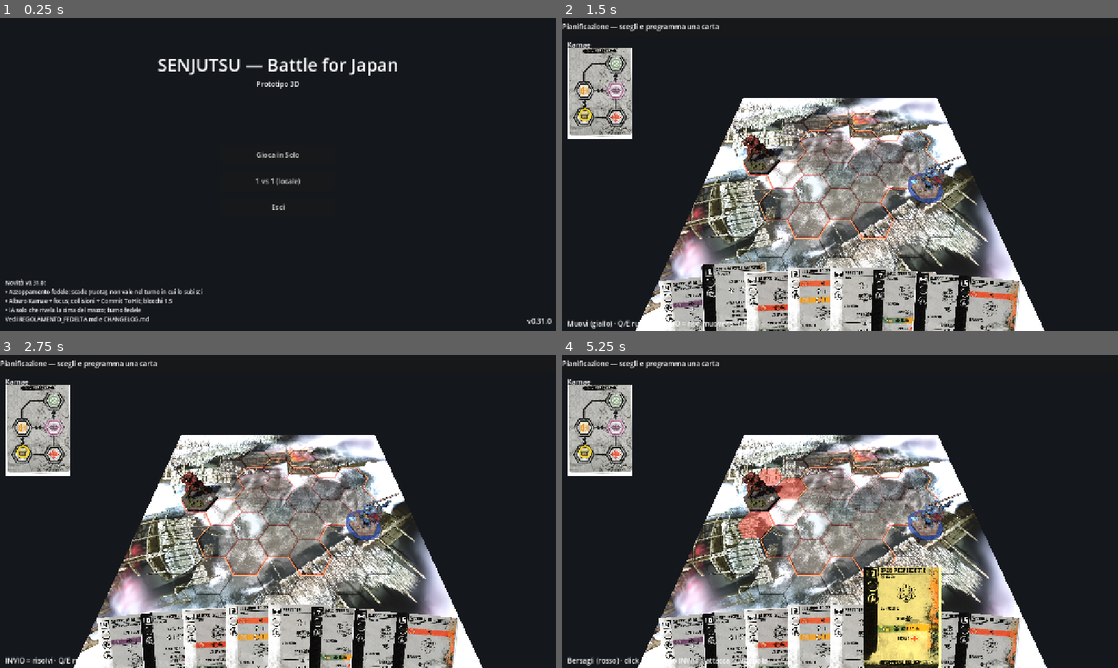
Above: before the commit, frames 1-4 (two rows, left to right).
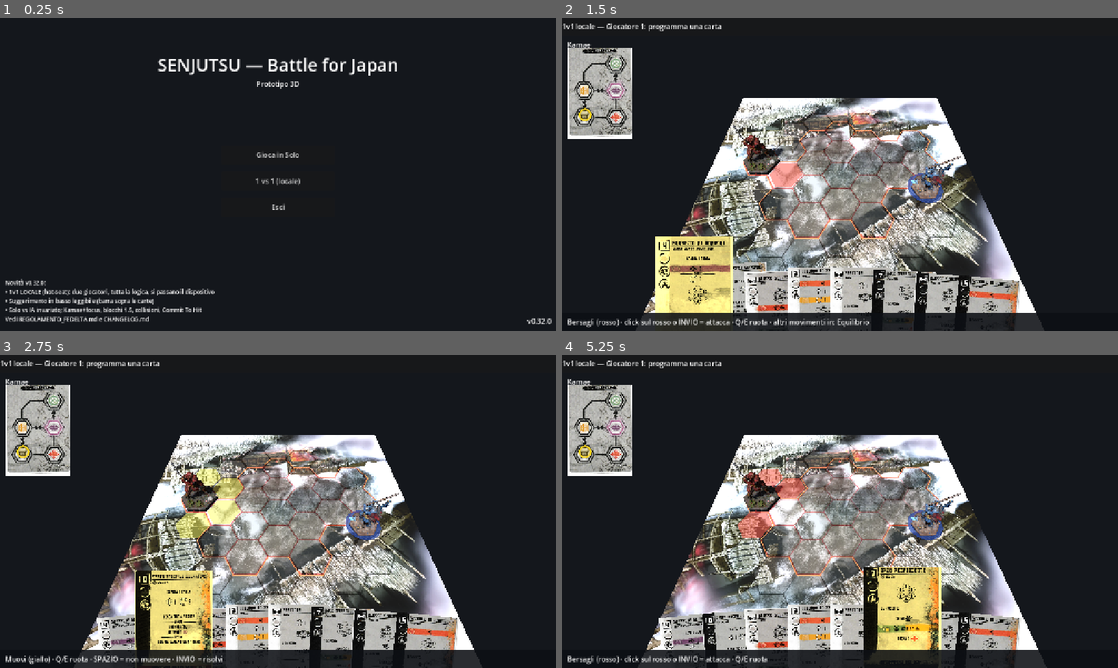
Above: after the commit, the same moments.

Repository: Tannoiser2/Sunjuntsu
Game: Godot game, scene res://scenes/Menu.tscn
The game is run twice, just before and just after one commit, with the same random seed, the same clock (stepped at 60 frames per second) and the same inputs.
Inputs (mouse positions are in pixels of both pictures, inside the frame that each line leads up to):
- Up to frame 1 (0.25 s): no input
- Up to frame 2 (1.5 s): click "1 vs 1 (locale)" at 0.5 s; tap Enter at 1.25 s; drag from (695, 321) to (895, 105) at 1.27 s
- Up to frame 3 (2.75 s): tap Space at 2 s; drag from (172, 655) to (250, 574) at 2.02 s
- Up to frame 4 (5.25 s): move the mouse to (778, 652) at 2.77 s; hold Right 2.78-3.5 s; tap Enter at 2.85, 3.5, 5 s; click (778, 652) at 2.92 s; drag from (817, 649) to (673, 464) at 3.52 s; tap Space at 4.25 s; drag from (862, 649) to (867, 511) at 4.27 s; drag from (901, 652) to (756, 433) at 5.02 s

The runs differ from the first frame. In frame 1, 1.1% of the frame differs, in the area x 1-98%, y 84-98%; in frame 2, 7.9%; in frame 3, 8.7%, in the area x 0-87%, y 1-100%; in frame 4, 4.2%.

Commit message:
1v1 locale (hot-seat) con tutta la logica + suggerimento leggibile
- Modalità Versus = duello tra due umani sullo stesso dispositivo, con tutta la
  logica del turno (programmazione coperta a turno con passaggio dispositivo,
  rivelazione, risoluzione per iniziativa, Kamae/focus, blocchi, contrattacchi).
- Arena: indice di combattente attivo (_active) al posto del cablato "pedina 0";
  overlay, movimento, rotazione, scelta Kamae/OPPURE seguono il giocatore di turno;
  la carta Kamae mostrata segue il combattente attivo (_kamae_shown).
- Menu: il pulsante Versus imposta Domain.game_mode="versus".
- HUD: suggerimento in basso in una barra con sfondo, z-index alto, disegnata
  sopra le carte (non più illeggibile quando le carte si alzano).
- Nuovo test headless test_versus per il flusso del motore a due umani.
- Bump versione 0.32.0; CHANGELOG aggiornato.

Co-Authored-By: Claude Opus 4.8 <noreply@anthropic.com>
Claude-Session: https://claude.ai/code/session_01Pn2piErvac8EuvNU8t5qNM

Diff:
--- a/godot/engine/Domain.gd
+++ b/godot/engine/Domain.gd
@@ -133,6 +133,10 @@
 
 const PLAYABLE := ["Warrior", "Ronin"]   ## "Jin Sakai" da aggiungere (carte JPG custom)
 
+## Modalità scelta dal menu: "solo" (vs IA) o "versus" (1v1 locale hot-seat).
+## L'Arena la legge all'avvio per configurare le pedine e il flusso del turno.
+var game_mode: String = "solo"
+
 
 # ─── Zone del corpo / ferite ─────────────────────────────────────────────────
 # Gli attacchi indicano le caselle del corpo colpite; le difese le proteggono.
--- a/godot/project.godot
+++ b/godot/project.godot
@@ -12,7 +12,7 @@
 
 config/name="Senjutsu: Battle for Japan"
 config/description="Reimplementazione digitale 3D di Senjutsu (Lucky Duck Games) — uso personale. Pedine 3D su mappa esagonale, modalità solo e 1v1."
-config/version="0.31.0"
+config/version="0.32.0"
 run/main_scene="res://scenes/Menu.tscn"
 config/features=PackedStringArray("4.6", "Forward Plus")
 config/icon="res://icon.svg"
--- a/godot/scenes/Arena.gd
+++ b/godot/scenes/Arena.gd
@@ -45,8 +45,15 @@
 var _resolving_index: int = -1     ## chi sta risolvendo ora (-1 = nessuno)
 var _split_stage: bool = false     ## true = stai risolvendo la PARTE BASSA (iniziativa divisa)
 
+## 1v1 locale (hot-seat): entrambe le pedine sono umane e si passano il
+## dispositivo. `_planning_player` è il giocatore umano che sta programmando ora.
+var _versus: bool = false
+var _planning_player: int = 0
+var _kamae_shown: int = 0    ## quale combattente è mostrato ora nella carta Kamae dell'HUD
+
 
 func _ready() -> void:
+	_versus = (Domain.game_mode == "versus")
 	state = GameState.new()
 	state.map_radius = map_radius
 	_build_environment()
@@ -77,15 +84,42 @@
 	_hud.kamae_chosen.connect(_on_kamae_chosen)
 	_hud.option_chosen.connect(_on_option_chosen)
 	_duel.start()
-	# Carta Kamae del giocatore + segnalino della posizione.
-	var tree := CardDB.kamae_tree_for(state.fighters[0].character.to_lower())
-	if tree.has("card"):
-		_hud.setup_kamae_tree(tree["card"], tree.get("nodes", {}))
+	_planning_player = 0
+	# Carta Kamae del giocatore attivo + segnalino della posizione.
+	_setup_kamae_for(0)
 	_refresh_hand()
 	_refresh_status()
 	_apply_pawn_facing(0); _apply_pawn_facing(1)
-	_hud.set_info("Pianificazione — scegli e programma una carta")
-	_hud.set_hint("PIANIFICAZIONE: 1° click anteprima · 2° click PROGRAMMA. Poi rivelazione e risoluzione per iniziativa (muovi/attacca al tuo turno).")
+	if _versus:
+		_hud.set_info("1v1 locale — Giocatore 1: programma una carta")
+		_hud.set_hint("HOT-SEAT: il Giocatore 1 programma (coperta), poi passa il dispositivo al Giocatore 2. Rivelazione e risoluzione per iniziativa.")
+	else:
+		_hud.set_info("Pianificazione — scegli e programma una carta")
+		_hud.set_hint("PIANIFICAZIONE: 1° click anteprima · 2° click PROGRAMMA. Poi rivelazione e risoluzione per iniziativa (muovi/attacca al tuo turno).")
+
+
+## Indice del combattente umano attivo ORA: chi risolve (in risoluzione) oppure
+## chi programma (in pianificazione). Sostituisce il vecchio "sempre pedina 0".
+func _active() -> int:
+	if _resolving_index >= 0:
+		return _resolving_index
+	return _planning_player
+
+
+## Etichetta del combattente: in 1v1 "Giocatore N", in solo "TU"/"IA".
+func _who(i: int) -> String:
+	if _versus:
+		return "Giocatore %d" % (i + 1)
+	return "TU" if i == 0 else "IA"
+
+
+## Carica nell'HUD la carta Kamae del combattente `i` e posiziona il segnalino.
+func _setup_kamae_for(i: int) -> void:
+	_kamae_shown = i
+	var tree := CardDB.kamae_tree_for(state.fighters[i].character.to_lower())
+	if tree.has("card"):
+		_hud.setup_kamae_tree(tree["card"], tree.get("nodes", {}))
+	_hud.set_kamae_marker(Domain.STANCE_SLUG[state.fighters[i].stance])
 
 
 ## Inizio di un nuovo turno: la fase del MOTORE torna a PLANNING (dopo la pesca).
@@ -96,6 +130,7 @@
 	_phase_mode = "planning"
 	_resolving_index = -1
 	_split_stage = false
+	_planning_player = 0
 	_selected_card = {}
 	_move_used = false
 	_kamae_used = false
@@ -105,20 +140,25 @@
 	_hud.hide_options()
 	_hud.hide_played_card()
 	_sync_pawns()
+	_setup_kamae_for(0)
 	_refresh_hand()
 	_refresh_status()
-	_hud.set_info("Pianificazione — scegli e programma una carta")
+	if _versus:
+		_hud.set_info("Giocatore 1: programma una carta")
+	else:
+		_hud.set_info("Pianificazione — scegli e programma una carta")
 
 
 ## 2° click su una carta = PROGRAMMA la carta coperta (fase di pianificazione).
 ## Il movimento NON avviene ora: si farà in risoluzione, nell'ordine d'iniziativa.
 func _on_card_played(card_data: Dictionary) -> void:
 	if _phase_mode != "planning":
-		return   # durante la risoluzione la mano è bloccata
+		return   # durante la risoluzione/handoff la mano è bloccata
 	var id := int(card_data.get("id", -1))
 	if id == -1:
 		return
-	var f := state.fighters[0]
+	var pi := _planning_player
+	var f := state.fighters[pi]
 	if not Duel.playable(f, id):
 		var req: String = CardDB.geometry(id).get("kamae_req", "")
 		_hud.set_hint("⛔ Non giocabile: richiede Kamae %s (sei in %s)" % [
@@ -129,17 +169,36 @@
 	if f.focus < cost:
 		_hud.set_hint("◈ Focus insufficiente: servono %d, ne hai %d" % [cost, f.focus])
 		return   # la carta resta in mano
-	if not _duel.plan_card(0, id):   # → quando entrambi pronti parte begin_resolution()
+	if not _duel.plan_card(pi, id):   # → quando entrambi pronti parte begin_resolution()
 		_hud.set_hint("⛔ Impossibile programmare la carta ora (riprova).")
 		_refresh_hand()
 		return
-	# Programmata con successo: mostra la carta giocata e pulisci la selezione.
+	# Programmata con successo: pulisci la selezione.
 	_selected_card = {}
 	_clear_overlays()
 	_hud.hide_kamae()
-	_hud.show_played_card(String(card_data.get("file", "")), String(card_data.get("name", "?")))
+	# 1v1: se l'altro umano deve ancora programmare, passa il dispositivo.
+	if _versus and state.phase == Domain.Phase.PLANNING:
+		_enter_handoff()
+		return
+	if not _versus:
+		_hud.show_played_card(String(card_data.get("file", "")), String(card_data.get("name", "?")))
 	_hud.set_info("Carta programmata (coperta). Rivelazione…")
 	_refresh_hand()
+
+
+## 1v1 hot-seat: il giocatore corrente ha programmato; chiede di passare il
+## dispositivo all'altro umano (che non deve vedere la carta scelta).
+func _enter_handoff() -> void:
+	_phase_mode = "handoff"
+	var other := 1 - _planning_player
+	_hud.show_hand([])              # nasconde la mano: l'altro non deve vederla ancora
+	_hud.hide_kamae()
+	_hud.hide_played_card()
+	_clear_overlays()
+	_hud.show_confirm("Giocatore %d: tocca a te ▶" % (other + 1))
+	_hud.set_info("Giocatore %d ha programmato (coperta)." % (_planning_player + 1))
+	_hud.set_hint("Passa il dispositivo al Giocatore %d, poi premi Conferma per programmare la tua carta." % (other + 1))
 
 
 func _on_fighter_updated(_i: int) -> void:
@@ -160,17 +219,21 @@
 ## se è l'IA, agisce da sola.
 func _on_await_resolution(i: int) -> void:
 	_resolving_index = i
-	if i == 0:
+	if not state.fighters[i].is_ai:
+		# Umano (giocatore solo, oppure entrambi in 1v1): risoluzione interattiva.
 		_phase_mode = "resolving"
 		_move_used = false
 		_kamae_used = false
-		_selected_card = CardDB.card(state.fighters[0].planned).duplicate()
-		_selected_card["id"] = state.fighters[0].planned
+		_selected_card = CardDB.card(state.fighters[i].planned).duplicate()
+		_selected_card["id"] = state.fighters[i].planned
+		_setup_kamae_for(i)
 		_refresh_overlays()
 		_refresh_kamae_chooser()
 		_refresh_option_chooser()
+		_refresh_status()
 		_hud.show_confirm()
-		_hud.set_info("⚔ Tua risoluzione: %s" % _selected_card.get("name", "?"))
+		var pre := "⚔ %s — risoluzione: %s" if _versus else "⚔ Tua risoluzione: %s"
+		_hud.set_info((pre % [_who(i), _selected_card.get("name", "?")]) if _versus else (pre % _selected_card.get("name", "?")))
 	else:
 		_phase_mode = "ai"
 		_clear_overlays()
@@ -203,7 +266,24 @@
 
 ## Conferma la risoluzione della carta del giocatore (movimento già fatto).
 func _confirm_resolution() -> void:
-	if _phase_mode != "resolving" or _resolving_index != 0:
+	# 1v1: conferma del passaggio dispositivo → l'altro umano programma.
+	if _phase_mode == "handoff":
+		_planning_player = 1 - _planning_player
+		_phase_mode = "planning"
+		_resolving_index = -1
+		_selected_card = {}
+		_move_used = false
+		_kamae_used = false
+		_hud.hide_confirm()
+		_setup_kamae_for(_planning_player)
+		_refresh_hand()
+		_refresh_status()
+		_hud.set_info("Giocatore %d: programma una carta" % (_planning_player + 1))
+		_hud.set_hint("Giocatore %d — 1° click anteprima · 2° click PROGRAMMA (coperta)." % (_planning_player + 1))
+		return
+	if _phase_mode != "resolving":
+		return
+	if _resolving_index >= 0 and state.fighters[_resolving_index].is_ai:
 		return
 	if _split_stage:
 		# Conferma della PARTE BASSA (iniziativa divisa): risolvi dall'attuale posizione.
@@ -232,7 +312,7 @@
 func _enter_split_stage() -> void:
 	_split_stage = true
 	_phase_mode = "resolving"
-	_resolving_index = 0
+	# _resolving_index resta quello del combattente che ha appena risolto la parte alta.
 	_move_used = false
 	_kamae_used = true   # niente cambio Kamae nella parte bassa
 	_hud.hide_kamae()
@@ -249,6 +329,7 @@
 	_phase_mode = "planning"
 	_resolving_index = -1
 	_split_stage = false
+	_planning_player = 0
 	_selected_card = {}
 	_clear_overlays()
 	_hud.hide_kamae()
@@ -274,7 +355,7 @@
 ## Costruisce la mano del giocatore (pedina 0) come schede dati.
 func _refresh_hand() -> void:
 	var entries: Array = []
-	for id in state.fighters[0].hand:
+	for id in state.fighters[_planning_player].hand:
 		var c := CardDB.card(id).duplicate()
 		if c.is_empty():
 			continue
@@ -307,11 +388,11 @@
 func _refresh_status() -> void:
 	var p := state.fighters[0]
 	var e := state.fighters[1]
-	_hud.set_info("Round %d  |  TU %s ❤%d/%d ◈%d [%s]%s mazzo%d scarti%d  —  IA %s ❤%d/%d ◈%d [%s]%s mazzo%d%s" % [
+	_hud.set_info("Round %d  |  %s %s ❤%d/%d ◈%d [%s]%s mazzo%d scarti%d  —  %s %s ❤%d/%d ◈%d [%s]%s mazzo%d%s" % [
 		state.round_num,
-		p.character, p.remaining_wounds(), p.wound_limit, p.focus, Domain.STANCE_NAMES[p.stance], _status_badges(p), p.draw_pile.size(), p.discard.size(),
-		e.character, e.remaining_wounds(), e.wound_limit, e.focus, Domain.STANCE_NAMES[e.stance], _status_badges(e), e.draw_pile.size(), _ai_posture(e)])
-	_hud.set_kamae_marker(Domain.STANCE_SLUG[p.stance])
+		_who(0), p.character, p.remaining_wounds(), p.wound_limit, p.focus, Domain.STANCE_NAMES[p.stance], _status_badges(p), p.draw_pile.size(), p.discard.size(),
+		_who(1), e.character, e.remaining_wounds(), e.wound_limit, e.focus, Domain.STANCE_NAMES[e.stance], _status_badges(e), e.draw_pile.size(), _ai_posture(e)])
+	_hud.set_kamae_marker(Domain.STANCE_SLUG[state.fighters[_kamae_shown].stance])
 
 
 func _sync_pawns() -> void:
@@ -442,7 +523,8 @@
 	var colors := [Color(0.85, 0.2, 0.2), Color(0.2, 0.4, 0.9)]
 	for i in range(2):
 		var f := state.add_fighter(chars[i], starts[i])
-		f.is_ai = (i == 1)   # pedina 0 = giocatore, pedina 1 = IA solo
+		# Solo: pedina 0 = giocatore, pedina 1 = IA. 1v1: entrambe umane.
+		f.is_ai = (i == 1) and not _versus
 		if f.is_ai:
 			# Mazzo SOLO dell'avversario (sottoinsieme curato) + parametri IA.
 			f.draw_pile = CardDB.solo_deck_for(chars[i].to_lower())
@@ -508,7 +590,7 @@
 	_clear_overlays()
 	if card.is_empty():
 		return
-	var f := state.fighters[0]
+	var f := state.fighters[_active()]
 	var id := int(card.get("id", -1))
 	# La parte bassa (iniziativa divisa) porta la sua geometria esplicita.
 	var g: Dictionary = card.get("geom_override", CardDB.geometry(id))
@@ -556,7 +638,7 @@
 func _gated_note(g: Dictionary) -> String:
 	if not g.has("move"):
 		return ""
-	var cur: String = Domain.STANCE_SLUG[state.fighters[0].stance]
+	var cur: String = Domain.STANCE_SLUG[state.fighters[_active()].stance]
 	var locked := {}
 	for opt in g["move"].get("opts", []):
 		for a in opt.get("atoms", []):
@@ -626,7 +708,7 @@
 	if params.is_empty():
 		_hud.hide_kamae()
 		return
-	var f := state.fighters[0]
+	var f := state.fighters[_active()]
 	# Il "cambia kamae" di alcune carte vale solo in una certa Kamae.
 	var gate: String = params.get("gate", "")
 	if gate != "" and gate != Domain.STANCE_SLUG[f.stance]:
@@ -641,16 +723,17 @@
 ## Mostra il selettore "OPPURE" se la carta in risoluzione ha opzioni alternative.
 ## Pre-seleziona la prima (così c'è sempre un default applicato).
 func _refresh_option_chooser() -> void:
-	var keys: Array = _duel.option_keys(_resolving_index)
+	var ri := _resolving_index
+	var keys: Array = _duel.option_keys(ri)
 	if keys.is_empty():
 		_hud.hide_options()
 		return
-	var g := CardDB.geometry(state.fighters[0].planned)
+	var g := CardDB.geometry(state.fighters[ri].planned)
 	var opts: Array = []
 	for k in keys:
 		opts.append({"alt": k, "label": _option_label(g, k)})
 	_hud.show_options(opts)
-	_duel.set_option_choice(0, keys[0])
+	_duel.set_option_choice(ri, keys[0])
 	_hud.mark_option(String(keys[0]))
 
 
@@ -690,9 +773,9 @@
 
 
 func _on_option_chosen(alt: String) -> void:
-	if _phase_mode != "resolving" or _resolving_index != 0:
-		return
-	_duel.set_option_choice(0, alt)
+	if _phase_mode != "resolving" or _resolving_index < 0 or state.fighters[_resolving_index].is_ai:
+		return
+	_duel.set_option_choice(_resolving_index, alt)
 	_hud.mark_option(alt)
 
 
@@ -700,7 +783,7 @@
 func _on_kamae_chosen(slug: String) -> void:
 	if _kamae_used or _selected_card.is_empty():
 		return
-	var f := state.fighters[0]
+	var f := state.fighters[_active()]
 	var g := CardDB.geometry(int(_selected_card.get("id", -1)))
 	var params := _change_kamae_params(g)
 	if params.is_empty():
@@ -722,7 +805,8 @@
 func _rotate_player(delta: int) -> void:
 	if _selected_card.is_empty():
 		return
-	var f := state.fighters[0]
+	var idx_f := _active()
+	var f := state.fighters[idx_f]
 	var g: Dictionary = _selected_card.get("geom_override", CardDB.geometry(int(_selected_card.get("id", -1))))
 	var facings: Array = (_move_states.get(f.cell, []) as Array).duplicate()
 	# Includi anche il facing attuale tra le scelte (se la rotazione è opzionale lo è già;
@@ -731,7 +815,7 @@
 		# Rotazione libera legacy (carte senza spec move ma con 'rotates').
 		if not g.has("move") and int(g.get("rotates", 0)) > 0:
 			f.facing = (f.facing + delta + 6) % 6
-			_apply_pawn_facing(0)
+			_apply_pawn_facing(idx_f)
 			_refresh_overlays()
 			return
 		# Nessuna rotazione disponibile: spiega perché.
@@ -742,7 +826,7 @@
 	if idx == -1:
 		idx = 0
 	f.facing = int(facings[(idx + delta + facings.size()) % facings.size()])
-	_apply_pawn_facing(0)
+	_apply_pawn_facing(idx_f)
 	_refresh_overlays()
 
 
@@ -750,7 +834,7 @@
 func _rotation_gate_hint(g: Dictionary) -> String:
 	if not g.has("move"):
 		return ""
-	var cur: String = Domain.STANCE_SLUG[state.fighters[0].stance]
+	var cur: String = Domain.STANCE_SLUG[state.fighters[_active()].stance]
 	var gates := {}
 	for opt in g["move"].get("opts", []):
 		for a in opt.get("atoms", []):
@@ -805,16 +889,17 @@
 
 
 func _move_active_to(cell: Vector2i) -> void:
-	# Il movimento è possibile solo durante la TUA risoluzione.
-	if _phase_mode != "resolving" or _resolving_index != 0:
-		return
-	if state.fighters[0].movement_cancelled:
+	# Il movimento è possibile solo durante la risoluzione del combattente umano attivo.
+	if _phase_mode != "resolving" or _resolving_index < 0 or state.fighters[_resolving_index].is_ai:
+		return
+	var idx_f := _resolving_index
+	if state.fighters[idx_f].movement_cancelled:
 		_hud.set_hint("⛔ Movimento annullato dall'avversario questo turno")
 		return
 	# Muovi solo verso le celle consentite dalla carta selezionata.
 	if _move_used or not _highlighted.has(cell):
 		return
-	var f := state.fighters[0]
+	var f := state.fighters[idx_f]
 	f.cell = cell
 	# Facing alla destinazione: MANTIENI l'orientamento attuale (niente auto-mira al
 	# nemico). Se non è tra quelli legali della carta, prendi il legale più vicino a
@@ -830,12 +915,12 @@
 				best_d = dd
 				best = int(fc)
 		f.facing = best
-	var pawn := _pawns[0]
+	var pawn := _pawns[idx_f]
 	var dest := HexGrid.hex_to_world(cell, hex_size)
 	var tw := create_tween()
 	tw.tween_property(pawn, "position", dest, 0.25).set_trans(Tween.TRANS_SINE)
 	_move_used = true            # movimento della carta speso
-	_apply_pawn_facing(0)
+	_apply_pawn_facing(idx_f)
 	_refresh_overlays()          # ora mostra solo l'arco d'attacco aggiornato
 
 
@@ -848,7 +933,7 @@
 			_set_hex_size(hex_size + 0.05); return
 		if event.unicode == 45:  # '-'
 			_set_hex_size(hex_size - 0.05); return
-		var my_turn := _phase_mode == "resolving" and _resolving_index == 0
+		var my_turn := _phase_mode == "resolving" and _resolving_index >= 0 and not state.fighters[_resolving_index].is_ai
 		match event.keycode:
 			KEY_Q:
 				if my_turn: _rotate_player(-1)
@@ -915,7 +1000,8 @@
 ##  · cella gialla (movimento) → muovi lì;
 ##  · cella rossa (bersaglio)  → conferma l'attacco (chiude il turno).
 func _click_cell(cell: Vector2i) -> void:
-	if _phase_mode == "resolving" and _resolving_index == 0 and _attack_preview.has(cell):
+	if _phase_mode == "resolving" and _resolving_index >= 0 \
+			and not state.fighters[_resolving_index].is_ai and _attack_preview.has(cell):
 		_confirm_resolution()
 		return
 	_move_active_to(cell)
--- a/godot/scenes/HUD.tscn
+++ b/godot/scenes/HUD.tscn
@@ -1,7 +1,14 @@
-[gd_scene load_steps=3 format=3]
+[gd_scene load_steps=4 format=3]
 
 [ext_resource type="Script" path="res://scenes/HUD.gd" id="1"]
 [ext_resource type="Script" path="res://scenes/Hand.gd" id="2"]
+
+[sub_resource type="StyleBoxFlat" id="hintbg"]
+bg_color = Color(0.05, 0.06, 0.08, 0.88)
+content_margin_left = 12.0
+content_margin_right = 12.0
+content_margin_top = 5.0
+content_margin_bottom = 5.0
 
 [node name="HUD" type="CanvasLayer"]
 script = ExtResource("1")
@@ -22,14 +29,18 @@
 layout_mode = 2
 text = "Senjutsu — mano del giocatore"
 
-[node name="Bottom" type="MarginContainer" parent="."]
+[node name="Bottom" type="PanelContainer" parent="."]
+z_index = 200
 anchors_preset = 12
 anchor_top = 1.0
 anchor_right = 1.0
 anchor_bottom = 1.0
-offset_top = -34.0
-theme_override_constants/margin_left = 12
+offset_top = -40.0
+mouse_filter = 2
+theme_override_styles/panel = SubResource("hintbg")
 
 [node name="Hint" type="Label" parent="Bottom"]
 layout_mode = 2
+mouse_filter = 2
+autowrap_mode = 3
 text = "Passa il mouse per ingrandire · click per selezionare · secondo click per giocare la carta"
--- a/godot/scenes/Menu.gd
+++ b/godot/scenes/Menu.gd
@@ -9,14 +9,18 @@
 
 	var version: String = str(ProjectSettings.get_setting("application/config/version", "?"))
 	$Version.text = "v%s" % version
-	$Changes.text = "Novità v%s:\n• Azzoppamento fedele: scade (ruota), non vale nel turno in cui lo subisci\n• Albero Kamae + focus; collisioni + Commit To Hit; blocchi 1.5\n• IA solo che rivela la cima del mazzo; turno fedele\nVedi REGOLAMENTO_FEDELTA.md e CHANGELOG.md" % version
+	$Changes.text = "Novità v%s:\n• 1v1 LOCALE (hot-seat): due giocatori, tutta la logica, si passano il dispositivo\n• Suggerimento in basso leggibile (barra sopra le carte)\n• Solo vs IA invariato; Kamae+focus, blocchi 1.5, collisioni, Commit To Hit\nVedi REGOLAMENTO_FEDELTA.md e CHANGELOG.md" % version
 
 
 func _on_solo() -> void:
-	# Per ora entrambe le modalità aprono la stessa arena scaffold.
+	# Solo: giocatore (pedina 0) contro l'IA solitaria (pedina 1).
+	Domain.game_mode = "solo"
 	get_tree().change_scene_to_file("res://scenes/Arena.tscn")
 
 
 func _on_versus() -> void:
-	# Multiplayer 1v1: da implementare (vedi DESIGN.md, sezione Rete).
+	# 1v1 locale (hot-seat): due giocatori umani sullo stesso dispositivo, con
+	# TUTTA la logica del duello (programmazione coperta a turno, rivelazione,
+	# risoluzione per iniziativa). Si passano il dispositivo tra le fasi.
+	Domain.game_mode = "versus"
 	get_tree().change_scene_to_file("res://scenes/Arena.tscn")
--- /dev/null
+++ b/godot/tests/test_versus.tscn
@@ -0,0 +1,4 @@
+[gd_scene load_steps=2 format=3]
+[ext_resource type="Script" path="res://tests/test_versus_node.gd" id="1"]
+[node name="T" type="Node"]
+script = ExtResource("1")
--- /dev/null
+++ b/godot/tests/test_versus_node.gd
@@ -0,0 +1,77 @@
+## Test headless: 1v1 locale (hot-seat) a livello di MOTORE.
+## Verifica che con DUE combattenti umani (nessuna IA) il turno si programmi e
+## risolva correttamente, sia in modo sincrono sia in modo interattivo
+## (programma → rivela → risolvi per iniziativa).
+extends Node
+
+func _mk(ch: String) -> GameState.Fighter:
+	var f := GameState.Fighter.new()
+	f.character = ch
+	f.stance = Domain.Stance.NEUTRAL
+	f.cell = Vector2i(0, 0)
+	f.facing = 0
+	f.wound_limit = 8
+	f.hand_limit = 5
+	f.is_ai = false   # 1v1: entrambi umani
+	return f
+
+func _ready() -> void:
+	var ok := true
+
+	# ── Programmazione a due umani: nessuno auto-pianifica, servono ENTRAMBE le carte ──
+	var s := GameState.new()
+	var p1 := _mk("Warrior"); p1.cell = Vector2i(0, 0); p1.facing = 0; p1.hand = [64]   # Testata
+	var p2 := _mk("Ronin"); p2.cell = HexGrid.DIRS[0]; p2.facing = 3; p2.hand = [64]
+	s.fighters = [p1, p2]
+	s.phase = Domain.Phase.PLANNING
+	var d := Duel.new(s)
+	d.interactive = false
+	if not d.plan_card(0, 64):
+		print("FAIL: G1 non riesce a programmare"); ok = false
+	# Dopo che SOLO G1 ha programmato, il turno NON deve risolversi (manca G2).
+	if s.phase != Domain.Phase.PLANNING:
+		print("FAIL: il turno è partito prima che G2 programmasse (fase %d)" % s.phase); ok = false
+	else:
+		print("OK: con un solo giocatore programmato il turno resta in pianificazione")
+	# Ora G2 programma → risoluzione sincrona completa.
+	d.plan_card(1, 64)
+	if s.phase != Domain.Phase.PLANNING:
+		# dopo _cleanup torna a PLANNING per il turno successivo
+		print("FAIL: dopo la risoluzione la fase non è tornata a pianificazione (%d)" % s.phase); ok = false
+	else:
+		print("OK: programmate entrambe → turno risolto e nuovo turno avviato")
+
+	# ── Risoluzione INTERATTIVA a due umani: await_resolution per ENTRAMBI ──
+	var s2 := GameState.new()
+	var a := _mk("Warrior"); a.cell = Vector2i(0, 0); a.facing = 0; a.hand = [64]
+	var b := _mk("Ronin"); b.cell = HexGrid.DIRS[0]; b.facing = 3; b.hand = [64]
+	s2.fighters = [a, b]
+	s2.phase = Domain.Phase.PLANNING
+	var d2 := Duel.new(s2)
+	d2.interactive = true
+	var resolved_for: Array = []
+	d2.await_resolution.connect(func(i):
+		resolved_for.append(i)
+		# La "scena" conferma subito la risoluzione del combattente i.
+		d2.resolve_current())
+	d2.plan_card(0, 64)
+	d2.plan_card(1, 64)   # → begin_resolution() → await_resolution per ordine d'iniziativa
+	if resolved_for.size() != 2 or not (resolved_for.has(0) and resolved_for.has(1)):
+		print("FAIL: la risoluzione interattiva non ha coinvolto entrambi gli umani (%s)" % str(resolved_for)); ok = false
+	else:
+		print("OK: risoluzione interattiva → await_resolution emesso per entrambi (%s)" % str(resolved_for))
+
+	# ── In 1v1 i combattenti hanno una MANO (non rivelano la cima come l'IA) ──
+	var s3 := GameState.new()
+	var c1 := _mk("Warrior"); c1.draw_pile = [64, 64, 64, 64, 64, 64, 64, 64]
+	var c2 := _mk("Ronin"); c2.draw_pile = [64, 64, 64, 64, 64, 64, 64, 64]
+	s3.fighters = [c1, c2]
+	var d3 := Duel.new(s3)
+	d3.start()
+	if c1.hand.is_empty() or c2.hand.is_empty():
+		print("FAIL: in 1v1 un combattente non ha pescato la mano"); ok = false
+	else:
+		print("OK: in 1v1 entrambi hanno una mano (G1=%d, G2=%d carte)" % [c1.hand.size(), c2.hand.size()])
+
+	print("RISULTATO: ", "PASS" if ok else "FAIL")
+	get_tree().quit(0 if ok else 1)
Not shown, changed: CHANGELOG.md
